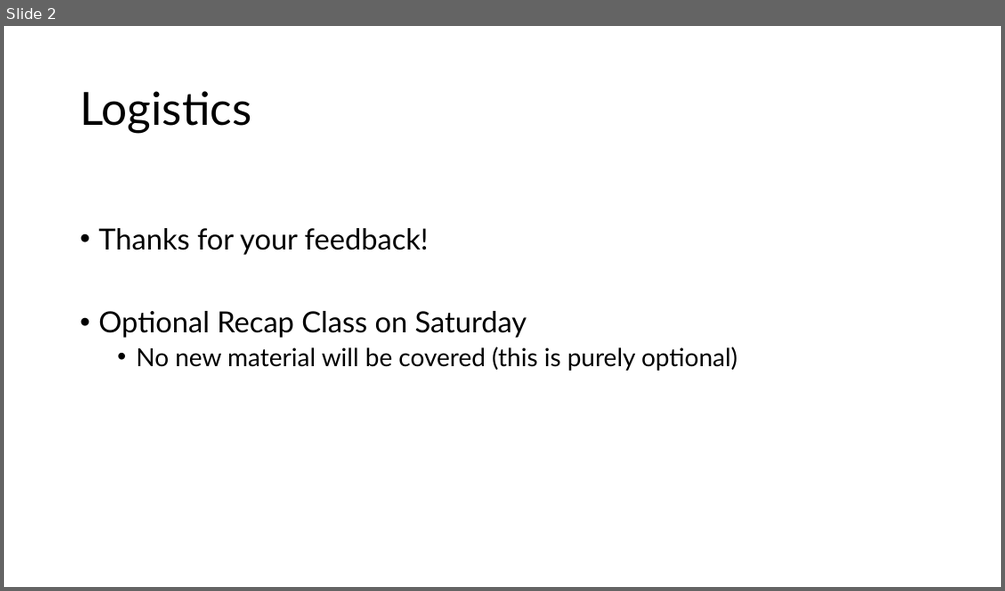
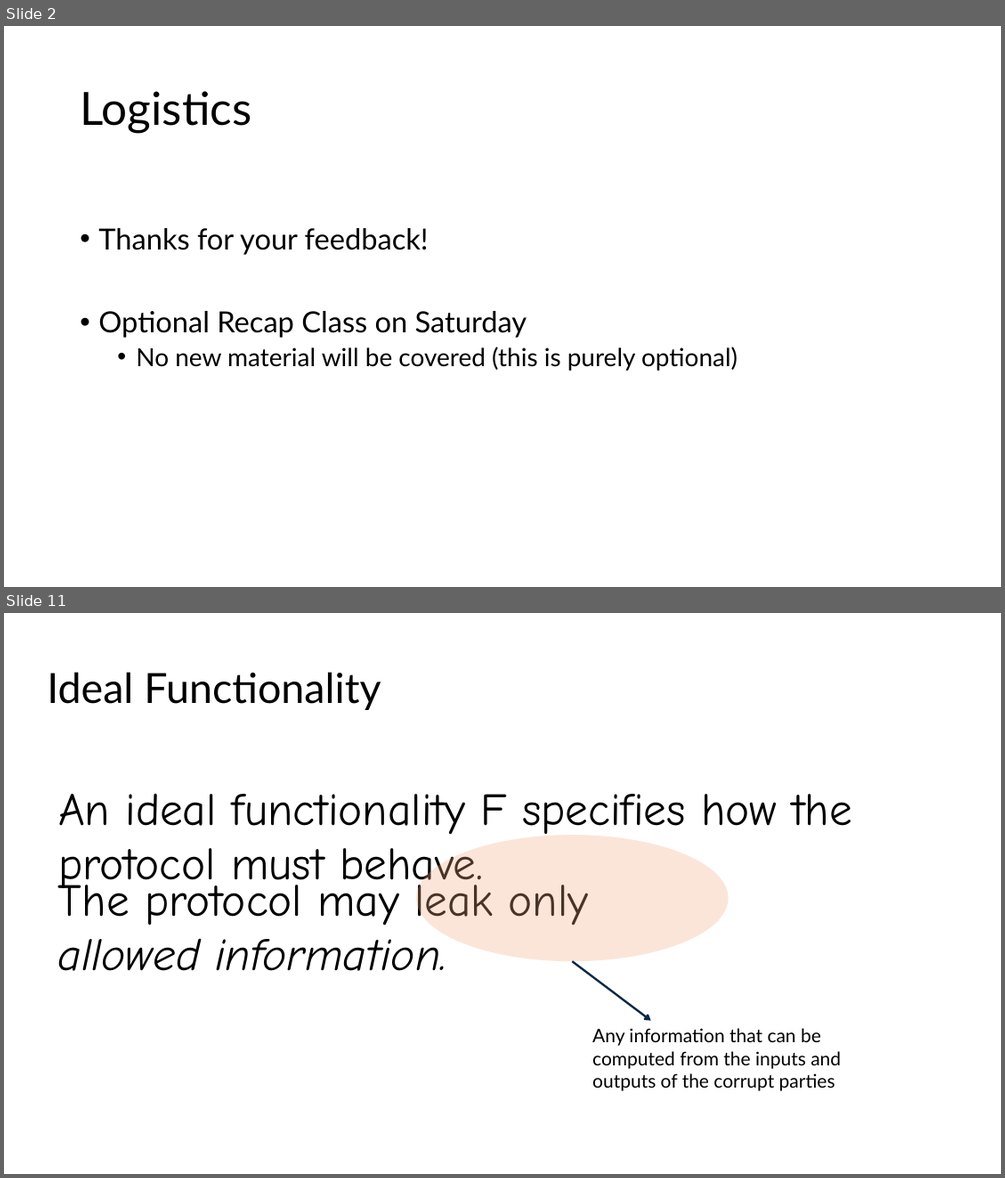
Before and after one commit to privacy-iitk/cs714-26-Winter, a slide deck: Chapter4.pptx. Shown one above the other, each under a label of ours: slide 2 before the commit, slides 2 and 11 after it; the slides between them are not shown. The pictures are 1005x591 and 1005x1178 pixels, drawn with LibreOffice and Linux fonts; fonts in the diff are those of the drawing. Boxes give left, top, right and bottom in pixels: in the first picture for what was removed or moved away, otherwise in the second. Text is boxed around its words. In the diff, an @@ line names an element or a change of style, - is before the commit and + after.

```diff
--- a/Chapter4.pptx
+++ b/Chapter4.pptx
@@ slide 11 added at (x1=4, y1=613, x2=1001, y2=1174), background #FFFFFF @@
@@ text added at (x1=47, y1=672, x2=380, y2=710), 40 pt, text #000000 @@
+Ideal Functionality
@@ text added at (x1=58, y1=794, x2=852, y2=893), 44 pt, text #000000 @@
+An ideal functionality F specifies how the protocol must behave.
@@ ellipse added at (x1=416, y1=835, x2=728, y2=962), fill #F2AA84 at 30% opacity @@
@@ text added at (x1=58, y1=876, x2=589, y2=971), 44 pt, text #000000 @@
+The protocol may leak only allowed information.
@@ arrow added from (573, 962) to (651, 1021), #0E2841 2 pt @@
@@ text added at (x1=592, y1=1028, x2=841, y2=1091), 18 pt, text #000000 @@
+Any information that can be computed from the inputs and outputs of the corrupt parties
```
Also in this commit, not shown: 2 slides changed, 39 other slides added, 1 other file.
